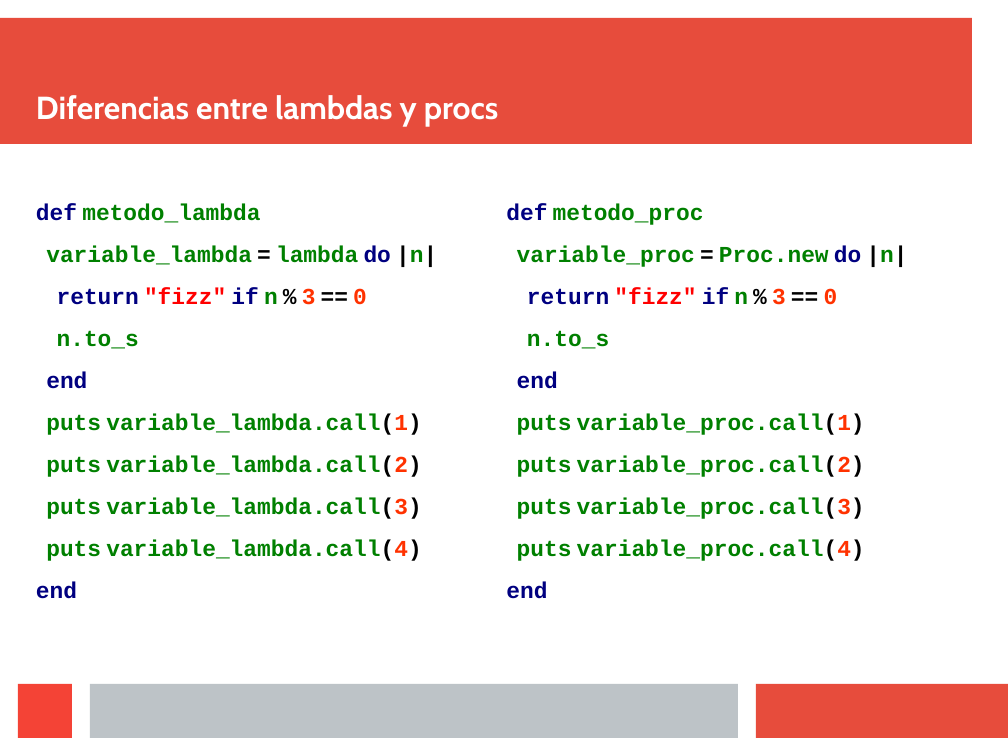
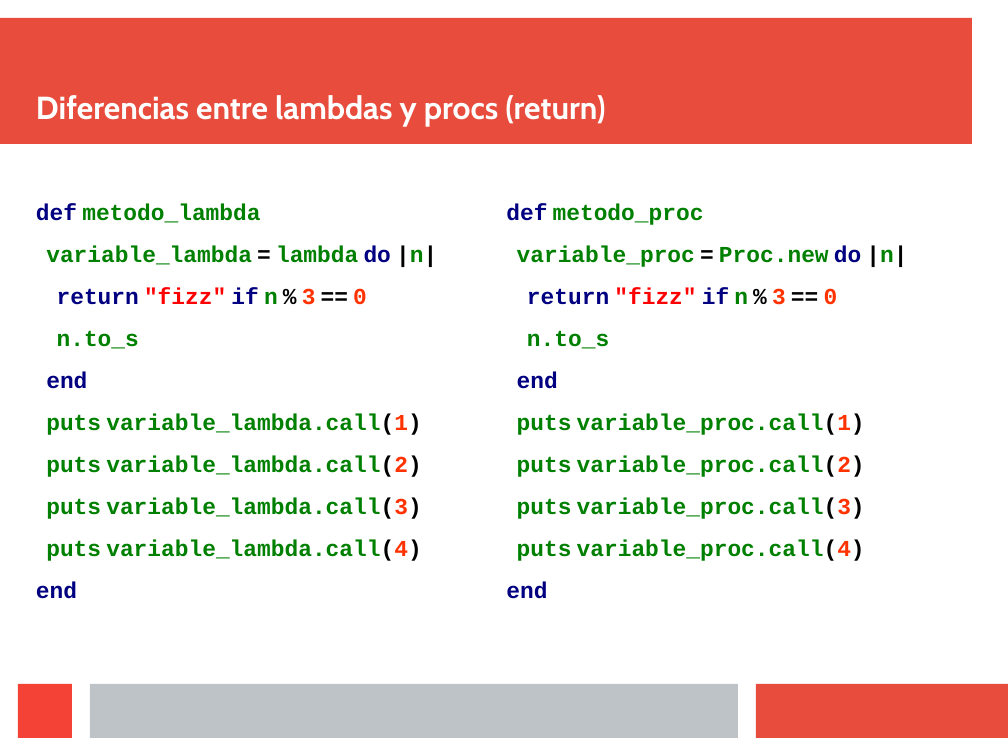
Before and after one commit to oaxacarb/ruby_blocks, a slide deck: slide 26 of 06_presentacion/ruby_blocks.odp. Drawn at 1008x756 pixels with LibreOffice and Linux fonts; fonts in the diff are those of the drawing. Boxes give left, top, right and bottom in pixels: in the first picture for what was removed or moved away, otherwise in the second. Text is boxed around its words. In the diff, an @@ line names an element or a change of style, - is before the commit and + after.

```diff
--- a/06_presentacion/ruby_blocks.odp
+++ b/06_presentacion/ruby_blocks.odp
@@ title at (36,95,605,127): text changed @@
-Diferencias entre lambdas y procs
+Diferencias entre lambdas y procs (return)
```
Also in this commit, not shown: 4 other slides changed, 3 other files.
